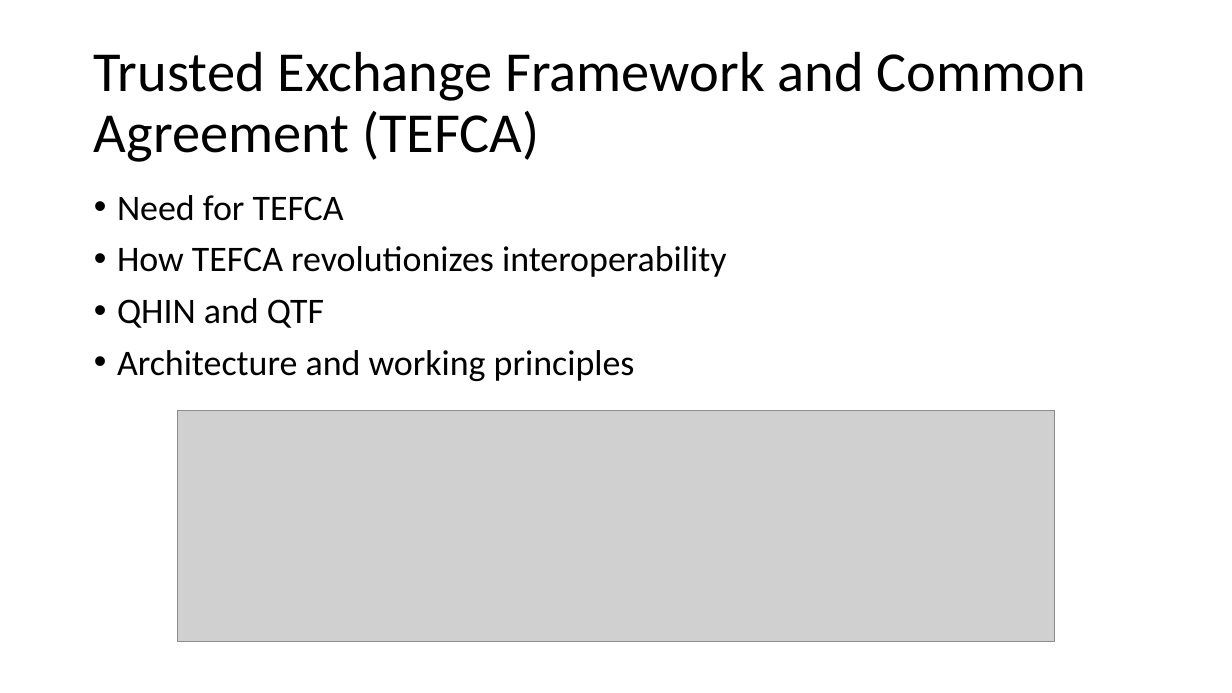
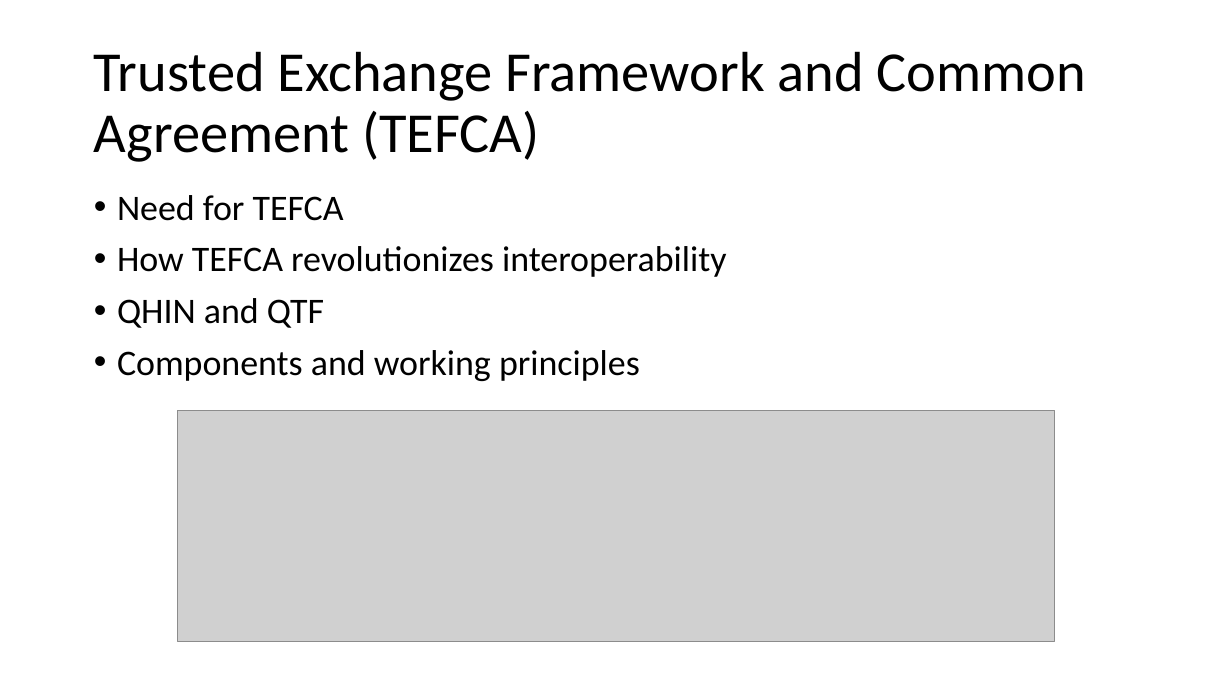
Before and after one commit to sharvkk/cotiviti-summer-internship, a slide deck: slide 3 of Interoperability Technology in Healthcare.pptx. Drawn at 1232x693 pixels with LibreOffice and Linux fonts; fonts in the diff are those of the drawing; grey boxes stand for pictures. Boxes give left, top, right and bottom in pixels: in the first picture for what was removed or moved away, otherwise in the second. Text is boxed around its words. In the diff, an @@ line names an element or a change of style, - is before the commit and + after.

```diff
--- a/Interoperability Technology in Healthcare.pptx
+++ b/Interoperability Technology in Healthcare.pptx
@@ text at (117,350,640,381): text changed @@
-• Architecture and working principles
+• Components and working principles
```
Also in this commit, not shown: 3 other slides changed, 7 slides added.
